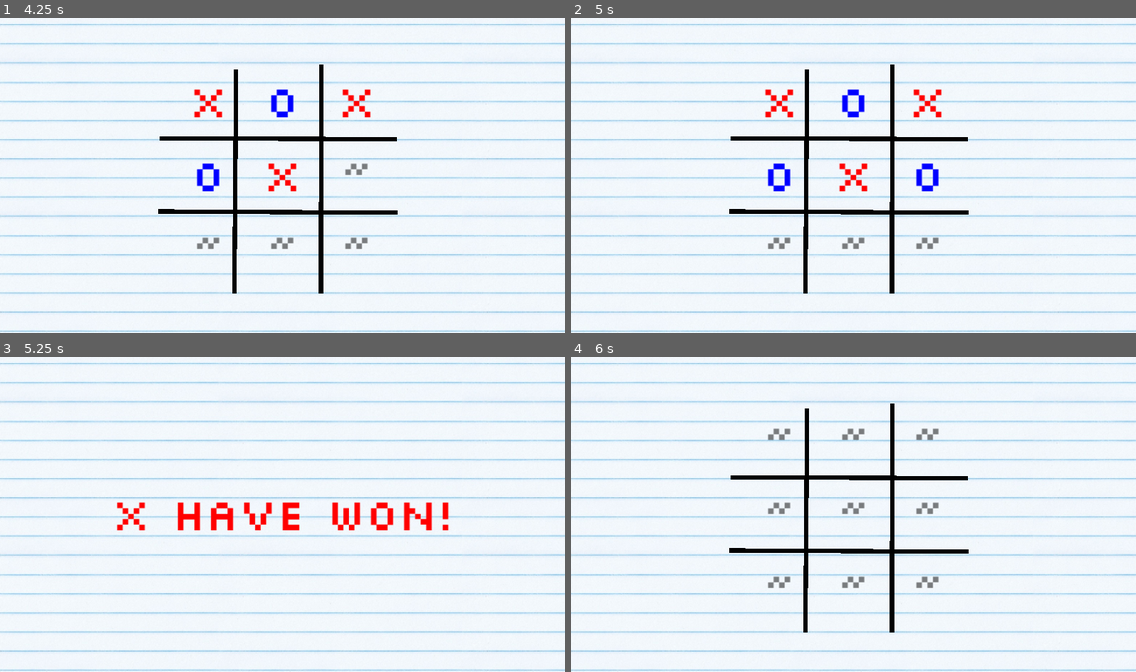
Above: before the commit, frames 1-4 (two rows, left to right).
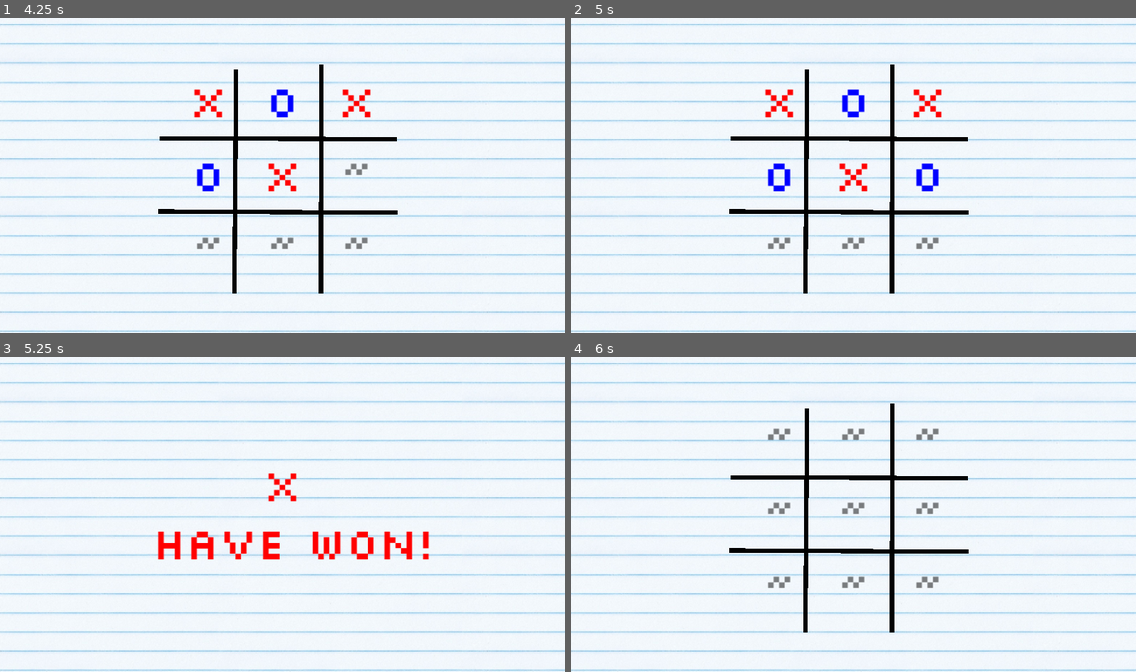
Above: after the commit, the same moments.

Repository: Neo-Ciber94/godot_tic_tac_toe
Game: Godot game, scene res://ui/game.tscn
Same seed, same stepped clock (60 frames per second), same inputs: the game is played once before the commit and once after it.
Inputs (mouse positions are in pixels of both pictures, inside the frame that each line leads up to):
- Up to frame 1 (4.25 s): tap Enter at 0.5, 2, 3.5 s; move the mouse to (209, 99) at 0.52 s; click (209, 99) at 0.67 s; tap Space at 1.25, 2.75 s; move the mouse to (282, 99) at 1.27 s; click (282, 99) at 1.42 s; move the mouse to (355, 99) at 2.02 s; click (355, 99) at 2.17 s; move the mouse to (209, 175) at 2.77 s; click (209, 175) at 2.92 s; move the mouse to (282, 175) at 3.52 s; click (282, 175) at 3.67 s
- Up to frame 2 (5 s): tap Space at 4.25 s; move the mouse to (926, 175) at 4.27 s; click (926, 175) at 4.42 s
- Up to frame 3 (5.25 s): move the mouse to (209, 586) at 5.02 s; click (209, 586) at 5.17 s
- Up to frame 4 (6 s): move the mouse to (853, 514) at 5.77 s; click (853, 514) at 5.92 s

Frames 1-2 are identical in both runs. In frame 3, 3.9% of the frame differs, in the area x 20-80%, y 36-65%; in frame 4, nothing differs.

Commit message:
refactor game.gd

Diff:
--- a/project.godot
+++ b/project.godot
@@ -17,7 +17,7 @@
 
 [display]
 
+window/size/viewport_width=1280
 window/size/viewport_height=720
 window/stretch/mode="canvas_items"
 window/stretch/aspect="expand"
-window/size/viewport_width=1280
--- a/scripts/players/cpu_player.gd
+++ b/scripts/players/cpu_player.gd
@@ -2,5 +2,34 @@
 
 class_name CpuPlayer;
 
-func player_move(cells: Array[Cell], slots: Array[String]):
-	pass
+func next_move(cells: Array[Cell], board: Array[String]):
+	print("cpu move")
+	#await delay(1);
+
+	print("timeout")
+
+	var index = get_next_random(board);
+	print("cpu index: ", index)
+	on_move.emit(index)
+
+func get_next_random(board: Array[String]) -> int:
+	var indices : Array[int] = [];
+
+	for idx in board.size():
+		var value = board[idx];
+
+		if value == Game.EMPTY:
+			indices.push_back(idx);
+
+	assert(indices.size() > 0, "not more moves can be made");
+	return indices.pick_random()
+
+func delay(seconds: int):
+	var timer = Timer.new()
+	timer.one_shot = true
+	timer.wait_time = seconds
+	timer.autostart = true
+	add_child(timer)
+
+	await timer.timeout
+	remove_child(timer)
--- a/scripts/players/human_player.gd
+++ b/scripts/players/human_player.gd
@@ -2,7 +2,7 @@
 
 class_name HumanPlayer;
 
-func player_move(cells: Array[Cell], slots: Array[String]):
+func next_move(cells: Array[Cell], board: Array[String]):
 	for idx in range(0, cells.size()):
 		var cell = cells[idx]
 		cell.on_click.connect(func(_args):
--- a/scripts/players/player.gd
+++ b/scripts/players/player.gd
@@ -4,5 +4,5 @@
 
 signal on_move(int);
 
-func player_move(cells: Array[Cell], slots: Array[String]):
+func next_move(cells: Array[Cell], board: Array[String]):
 	pass
--- a/ui/game.gd
+++ b/ui/game.gd
@@ -1,16 +1,17 @@
 extends Node
+class_name Game;
 
 @onready var grid = $Board/GridContainer
 @onready var board = $Board;
 @onready var dialog: Dialog = $Dialog;
 
 enum Versus {
-	SELF,
+	LOCAL,
 	CPU,
 	ONLINE
 }
 
-const PLACEHOLDER = "~";
+const EMPTY = "~";
 const MARK_X = "x";
 const MARK_O = "o";
 
@@ -19,9 +20,9 @@
 const COLOR_P2 = Color(0, 0, 1);
 
 var _cells : Array[Cell] = [];
-var _slots: Array[String] = [];
+var _board: Array[String] = [];
 var _winner: Winner = Winner.None();
-var _versus = Versus.SELF;
+var _versus = Versus.LOCAL;
 
 signal waiting;
 signal on_game_over;
@@ -41,7 +42,7 @@
 
 func setup_board():
 	_cells = [];
-	_slots = [];
+	_board = [];
 
 	grid.show();
 	dialog.hide();
@@ -55,25 +56,57 @@
 		var cell = cell_scene.instantiate();
 		grid.add_child(cell);
 
-		_slots.push_back(PLACEHOLDER)
+		_board.push_back(EMPTY)
 		_cells.push_back(cell);
-		cell.draw_mark(PLACEHOLDER, COLOR_UNSET);
-		_connect_to_signals(cell, idx);
+		cell.draw_mark(EMPTY, COLOR_UNSET);
+
+		cell.on_hover.connect(func(this_cell, is_over):
+			on_cell_hover(this_cell, is_over, idx)
+		)
+
+func on_cell_hover(cell: Cell, is_over: bool, index: int):
+	if has_value(index) || is_game_over():
+		return;
+
+	if is_over:
+		var mark = get_player()
+		var color = get_player_color();
+		color.a = 0.5;
+		cell.draw_mark(mark, color)
+	else:
+		cell.draw_mark(EMPTY, COLOR_UNSET)
 
 func setup_players():
 	match _versus:
-		Versus.SELF:
-			start_vs_self()
+		Versus.LOCAL:
+			start_vs_local()
 		Versus.CPU:
 			start_vs_cpu()
 		Versus.ONLINE:
 			start_vs_online();
 
-func start_vs_self():
+func start_vs_local():
+	print("start vs self")
+
 	_players[MARK_X] = HumanPlayer.new()
 	_players[MARK_O] = HumanPlayer.new()
 	current_player = { value = MARK_X }
 
+	start_playing();
+
+func start_vs_cpu():
+	print("start vs cpu")
+
+	_players[MARK_X] = HumanPlayer.new()
+	_players[MARK_O] = CpuPlayer.new()
+	current_player = { value = MARK_X }
+
+	start_playing();
+
+func start_vs_online():
+	print("start vs online")
+
+func start_playing():
 	var is_finished = { value = false }
 	is_finished.value = false;
 
@@ -92,16 +125,25 @@
 
 			has_played.value = true;
 
+			print("player '", current_player.value, "' move to ", idx);
 			set_value(current_player.value, idx);
+			print("value set");
 			waiting.emit()
+			print("done?")
 		)
 
 		player.on_move.connect(callable)
-		player.player_move(_cells, _slots);
-
+		player.next_move(_cells.duplicate(), _board.duplicate());
+
+		print("waiting for: ", current_player.value)
 		await waiting;
-
-		player.on_move.disconnect(callable)
+		print("waiting done for player: ", current_player.value)
+		#await get_tree().create_timer(1).timeout
+		print("== ", _board.slice(0, 3))
+		print("== ", _board.slice(3, 6))
+		print("== ", _board.slice(6, 9))
+
+		#player.on_move.disconnect(callable)
 
 		if not _winner.is_finished():
 			switch_player()
@@ -115,7 +157,7 @@
 	if _winner.is_tie():
 		dialog.change_text("Its a tie", Color.BLACK);
 	else:
-		var msg = get_player_mark() + " have won!"
+		var msg = get_player() + "\n have won!"
 		dialog.change_text(msg, get_player_color())
 
 	# Wait to click for restart
@@ -127,23 +169,20 @@
 	_players = {}
 	_winner = Winner.None()
 
-func start_vs_cpu():
-	print("start vs cpu")
-
-func start_vs_online():
-	print("start vs online")
-
 func get_value(index: int):
-	return _slots[index]
+	return _board[index]
 
 func has_value(index: int):
-	return get_value(index) != PLACEHOLDER;
+	return get_value(index) != EMPTY;
 
 func set_value(value: String, index: int):
+	if has_value(index):
+		return;
+
 	_cells[index].draw_mark(value, get_player_color())
-	_slots[index] = value;
-
-	var winner = Utils.check_winner(_slots, PLACEHOLDER);
+	_board[index] = value;
+
+	var winner = Utils.check_winner(_board, EMPTY);
 
 	if winner.is_finished():
 		print("finished: ", winner)
@@ -153,7 +192,7 @@
 func is_game_over():
 	return _winner.is_finished()
 
-func get_player_mark():
+func get_player():
 	return current_player.value;
 
 func get_player_color():
@@ -161,20 +200,3 @@
 
 func switch_player():
 	current_player.value = MARK_O if current_player.value == MARK_X else MARK_X;
-
-func _connect_to_signals(cell: Cell, index: int):
-	cell.on_hover.connect(func(this_cell, is_over): on_cell_hover(this_cell, is_over, index))
-
-func on_cell_hover(cell: Cell, is_over: bool, index: int):
-	if has_value(index) || is_game_over():
-		return;
-
-	#print("hover: ", index);
-
-	if is_over:
-		var mark = get_player_mark()
-		var color = get_player_color();
-		color.a = 0.5;
-		cell.draw_mark(mark, color)
-	else:
-		cell.draw_mark(PLACEHOLDER, COLOR_UNSET)
